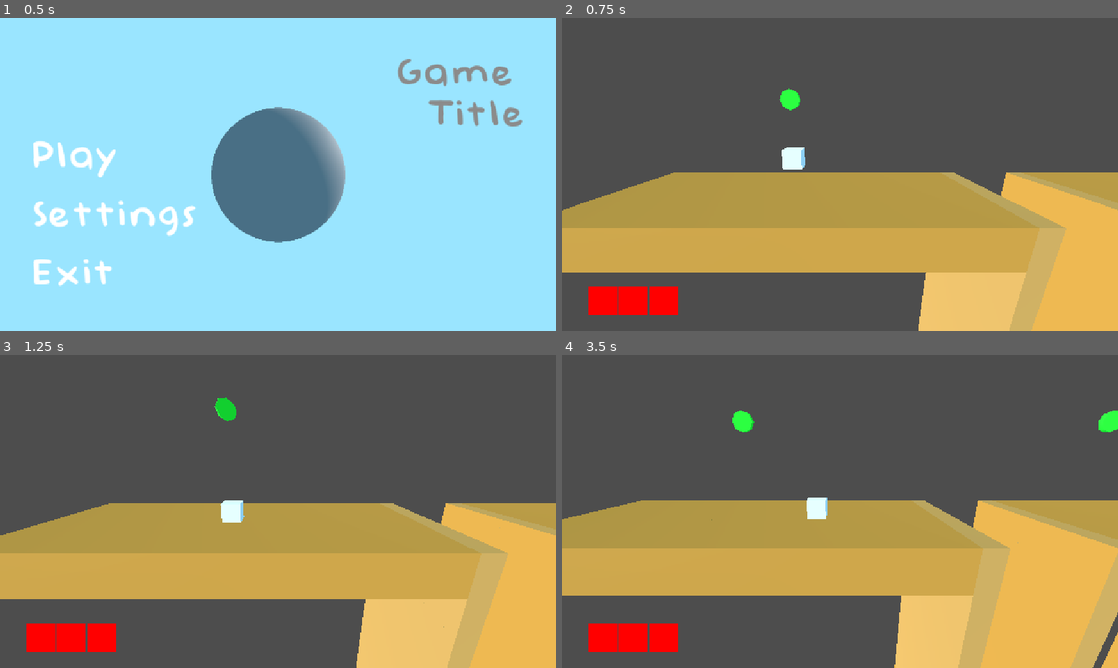
Above: before the commit, frames 1-4 (two rows, left to right).
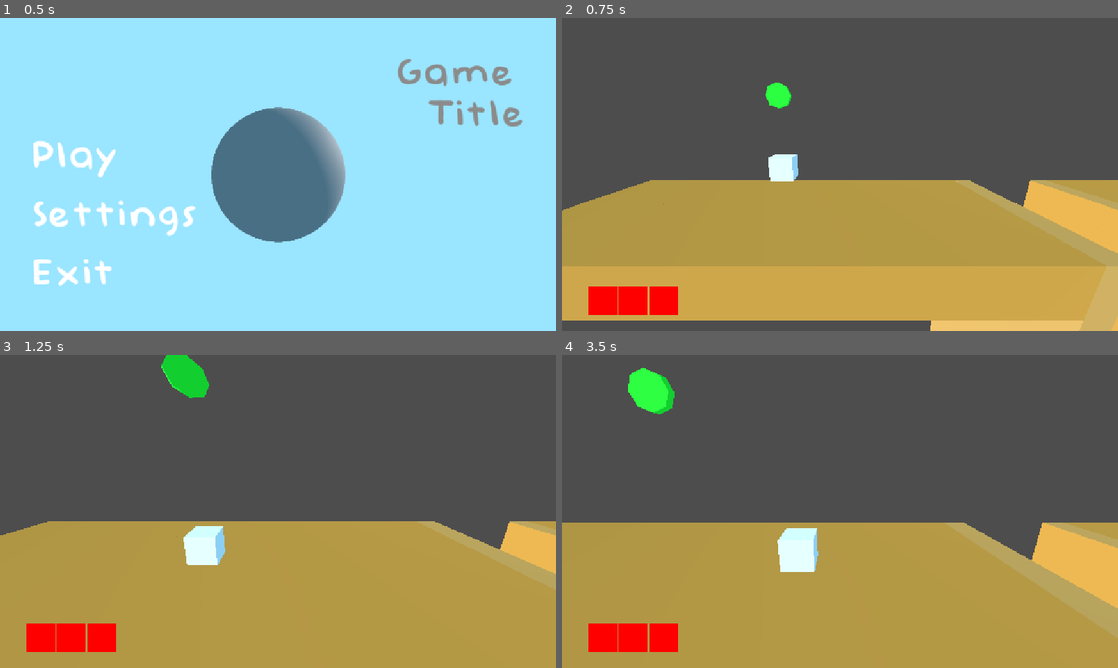
Above: after the commit, the same moments.

Repository: Nof-va/13dt1-nofo
Game: Godot game, scene res://Scenes/main_menu.tscn
Same seed, same stepped clock (60 frames per second), same inputs: the game is played once before the commit and once after it.
Inputs:
- Up to frame 1 (0.5 s): no input
- Up to frame 2 (0.75 s): click "Play" at 0.5 s
- Up to frame 3 (1.25 s): no input
- Up to frame 4 (3.5 s): tap Enter (ui_accept) at 1.25, 1.52, 2.27 s; hold D (move_right) 1.28-2.03 s; tap E (interact) at 1.35 s; hold A (move_left) 2.03-2.78 s; tap W (move_away) at 2.1 s; hold D (move_right) from 2.78 s (still down); tap S (move_toward) at 2.85 s

Frame 1 is identical in both runs. In frame 2, 29% of the frame differs, in the area x 0-100%, y 20-100%; in frame 3, 42%; in frame 4, 44%, in the area x 0-100%, y 4-100%.

Commit message:
Coding conventions + tweaks

Diff:
--- a/13dt1-big-project/Scenes/level1.tscn
+++ b/13dt1-big-project/Scenes/level1.tscn
@@ -59,7 +59,7 @@
 transform = Transform3D(1, 0, 0, 0, 1, 0, 0, 0, 1, 44, 4.7, 0)
 next_level = ExtResource("10_rqhku")
 
-[node name="EasyUnlock" parent="." node_paths=PackedStringArray("door") instance=ExtResource("11_af2a1")]
+[node name="UnlockEasy" parent="." node_paths=PackedStringArray("door") instance=ExtResource("11_af2a1")]
 transform = Transform3D(1, 0, 0, 0, 1, 0, 0, 0, 1, 32, 0, 0)
 door = NodePath("../Door")
 
--- a/13dt1-big-project/Scenes/level2.tscn
+++ b/13dt1-big-project/Scenes/level2.tscn
@@ -8,6 +8,7 @@
 [ext_resource type="PackedScene" uid="uid://cw1eij87dpt8" path="res://Scenes/moving_platform.tscn" id="6_mmf1u"]
 [ext_resource type="PackedScene" uid="uid://cdn2sfrfu2sa4" path="res://Scenes/next_level.tscn" id="7_vn460"]
 [ext_resource type="PackedScene" uid="uid://bsox5fhocy8mq" path="res://Scenes/door.tscn" id="8_mhlpv"]
+[ext_resource type="PackedScene" uid="uid://rs6de330fq8m" path="res://Scenes/main_menu.tscn" id="8_mmf1u"]
 [ext_resource type="PackedScene" uid="uid://ccys57t3mxxhi" path="res://Scenes/unlock_door_plate.tscn" id="9_ng020"]
 [ext_resource type="PackedScene" uid="uid://dk6jsjqogbpjp" path="res://Scenes/item_button.tscn" id="10_vn2uo"]
 [ext_resource type="PackedScene" uid="uid://dole36dqfpe7d" path="res://Scenes/box_item.tscn" id="11_mtqcm"]
@@ -17,7 +18,7 @@
 
 [node name="Node3D" type="Node3D"]
 
-[node name="CanvasLayer" parent="." instance=ExtResource("1_lgosu")]
+[node name="PauseMenu" parent="." instance=ExtResource("1_lgosu")]
 
 [node name="Player" parent="." instance=ExtResource("2_mhlpv")]
 transform = Transform3D(1, 0, 0, 0, 1, 0, 0, 0, 1, 0, 2, 0)
@@ -83,11 +84,12 @@
 
 [node name="NextLevel" parent="." instance=ExtResource("7_vn460")]
 transform = Transform3D(1, 0, 0, 0, 1, 0, 0, 0, 1, 54, 4.7, 0)
+next_level = ExtResource("8_mmf1u")
 
 [node name="Door" parent="." instance=ExtResource("8_mhlpv")]
 transform = Transform3D(1, 0, 0, 0, 1, 0, 0, 0, 1, 46, 0, -0.039)
 
-[node name="StaticBody3D2" parent="." node_paths=PackedStringArray("door") instance=ExtResource("9_ng020")]
+[node name="UnlockEasy" parent="." node_paths=PackedStringArray("door") instance=ExtResource("9_ng020")]
 transform = Transform3D(1, 0, 0, 0, 1, 0, 0, 0, 1, 43, 0, 0)
 door = NodePath("../Door")
 
--- a/13dt1-big-project/Scenes/tut_door.tscn
+++ b/13dt1-big-project/Scenes/tut_door.tscn
@@ -59,7 +59,7 @@
 transform = Transform3D(1, 0, 0, 0, 1, 0, 0, 0, 1, 36, 4.7, 0)
 next_level = ExtResource("10_xsijp")
 
-[node name="EasyUnlock" parent="." node_paths=PackedStringArray("door") instance=ExtResource("11_w38fn")]
+[node name="UnlockEasy" parent="." node_paths=PackedStringArray("door") instance=ExtResource("11_w38fn")]
 transform = Transform3D(1, 0, 0, 0, 1, 0, 0, 0, 1, 15, 0, 0)
 door = NodePath("../Door")
 
--- a/13dt1-big-project/Scripts/checkpoint.gd
+++ b/13dt1-big-project/Scripts/checkpoint.gd
@@ -4,11 +4,10 @@
 @export var respawn_point : Marker3D
 
 
-func _process(_delta: float) -> void:
-	pass
+func _on_body_entered(body: Node3D) -> void:
 
 
-func _on_body_entered(body: Node3D) -> void:
+	# Indicates player has reached a new checkpoint and changes current position of spawn
 	if body.is_in_group("Player"):
 		Global.spawn_point = respawn_point.global_position
 		await get_tree().create_timer(0.3).timeout
--- a/13dt1-big-project/Scripts/death_zone.gd
+++ b/13dt1-big-project/Scripts/death_zone.gd
@@ -3,13 +3,15 @@
 @onready var player = get_parent().get_node("Player")
 var game_over = preload("res://Scenes/main_menu.tscn")
 
-# Called when the node enters the scene tree for the first time.
+
 func _ready() -> void:
+
 
 	Global.lives = 3
 
 
 func _on_body_entered(body: Node3D) -> void:
+
 
 	if body.is_in_group("Player") and Global.lives > 0:
 		player.visible = false
--- a/13dt1-big-project/Scripts/hud_hearts.gd
+++ b/13dt1-big-project/Scripts/hud_hearts.gd
@@ -2,9 +2,11 @@
 
 @export var single_heart: PackedScene
 
+
 # Called when the node enters the scene tree for the first time.
 func _ready():
 	reset_lives()
+
 
 func reset_lives():
 	for i in range(0,3):
@@ -15,6 +17,7 @@
 	var hearts = single_heart.instantiate()
 	$Hearts.add_child(hearts)
 
+
 func remove_life():
 		Global.lives -= 1
 		var hearts = $Hearts.get_children()
--- a/13dt1-big-project/Scripts/in_game_menu.gd
+++ b/13dt1-big-project/Scripts/in_game_menu.gd
@@ -1,15 +1,18 @@
-extends Node
+extends CanvasLayer
 
 @onready var player = $"../Player"
 @onready var tree = get_tree()
 @export var main_menu : String
 var currently_paused = false
 
+
 func _ready() -> void:
 	$".".visible = false
 
 
 func _input(_event: InputEvent) -> void:
+
+
 	if Input.is_action_just_pressed("pause"):
 		if currently_paused == false:
 			$".".visible = true
@@ -21,6 +24,7 @@
 			Input.set_mouse_mode(Input.MOUSE_MODE_CAPTURED)
 			tree.paused = !tree.paused
 			currently_paused = false
+
 
 func _on_resume_pressed() -> void:
 	tree.paused = !tree.paused
--- a/13dt1-big-project/Scripts/moving_platform.gd
+++ b/13dt1-big-project/Scripts/moving_platform.gd
@@ -10,8 +10,11 @@
 
 
 func move():
+
+
+	# Animated movement between points A and B
 	var move_tween = create_tween()
 	move_tween.tween_property(self, "position", b, time).set_trans(Tween.TRANS_SINE).set_delay(pause)
 	move_tween.tween_property(self, "position", a, time).set_trans(Tween.TRANS_SINE).set_delay(pause)
-	await get_tree().create_timer(1.5 * time + 1.5 * pause).timeout
+	await get_tree().create_timer(2 * time + 2 * pause).timeout
 	move()
--- a/13dt1-big-project/Scripts/playerbody.gd
+++ b/13dt1-big-project/Scripts/playerbody.gd
@@ -1,8 +1,8 @@
 extends CharacterBody3D
 
-@export var hearts : Node
+@export var hearts : Control
+@export var push_force = 2.5
 const JUMP_VELOCITY = 4.5
-@export var push_force = 2.5
 var speed = 5
 var menu_pack = preload("res://Scenes/in_game_menu.tscn")
 var pause_is = false
@@ -14,14 +14,17 @@
 
 func _physics_process(delta: float) -> void:
 
-	# gravity.
+
+	# Gravity
 	if not is_on_floor():
 		velocity += get_gravity() * delta
 		speed = 5
 
-	# jump
+
+	# Jump
 	if Input.is_action_just_pressed("ui_accept") and is_on_floor():
 		velocity.y = JUMP_VELOCITY
+
 
 	# Get the input direction and handle the movement/deceleration.
 	var input_dir = Input.get_vector("move_left", "move_right", "move_away", "move_toward")
@@ -34,10 +37,13 @@
 		velocity.x = move_toward(velocity.x, 0, speed)
 		velocity.z = move_toward(velocity.z, 0, speed)
 
-	# rotate player mesh smoothly towards current facing direction
+
+	# Rotate player mesh smoothly towards current facing direction
 	$Body.rotation.y = lerp_angle($Body.rotation.y, atan2(-last_direction.x, -last_direction.z), delta * rotation_speed)
 
+
 	move_and_slide()
+
 
 	for i in get_slide_collision_count():
 		var collision = get_slide_collision(i)
@@ -47,6 +53,7 @@
 			moveable.apply_central_impulse(push_direction * push_force)
 
 
-	#Camera controller follow player_body position but not on z axis
+	# Camera controller follow player_body position but not on z axis
 	$controller.position.x = lerp($controller.position.x, position.x, 0.05)
 	$controller.position.y = lerp($controller.position.y, position.y, 0.1)
+	$controller.position.z = lerp($controller.position.z, position.z, 0.05)
--- a/13dt1-big-project/Scripts/unlock_door.gd
+++ b/13dt1-big-project/Scripts/unlock_door.gd
@@ -10,15 +10,17 @@
 func _physics_process(_delta: float) -> void:
 
 
+	# Check if key item has been placed on the unlocking mechanism
 	if raycast.is_colliding():
 		collider = raycast.get_collider()
 
+		# Opens door if item is the key item
 		if collider.is_in_group("Moveable"):
-			#collider.position = key_place.global_position
 			if door.door_open == false:
 				door.door_animator.open()
 				door.door_open = true
 
+		# If key item is removed the door will close
 	elif door.door_open == true:
 			door.door_animator.close()
 			door.door_open = false
Not shown: 1 places in 13dt1-big-project/Scenes/level2.tscn that only renumber resources
Not shown, changed: 13dt1-big-project/.DS_Store
